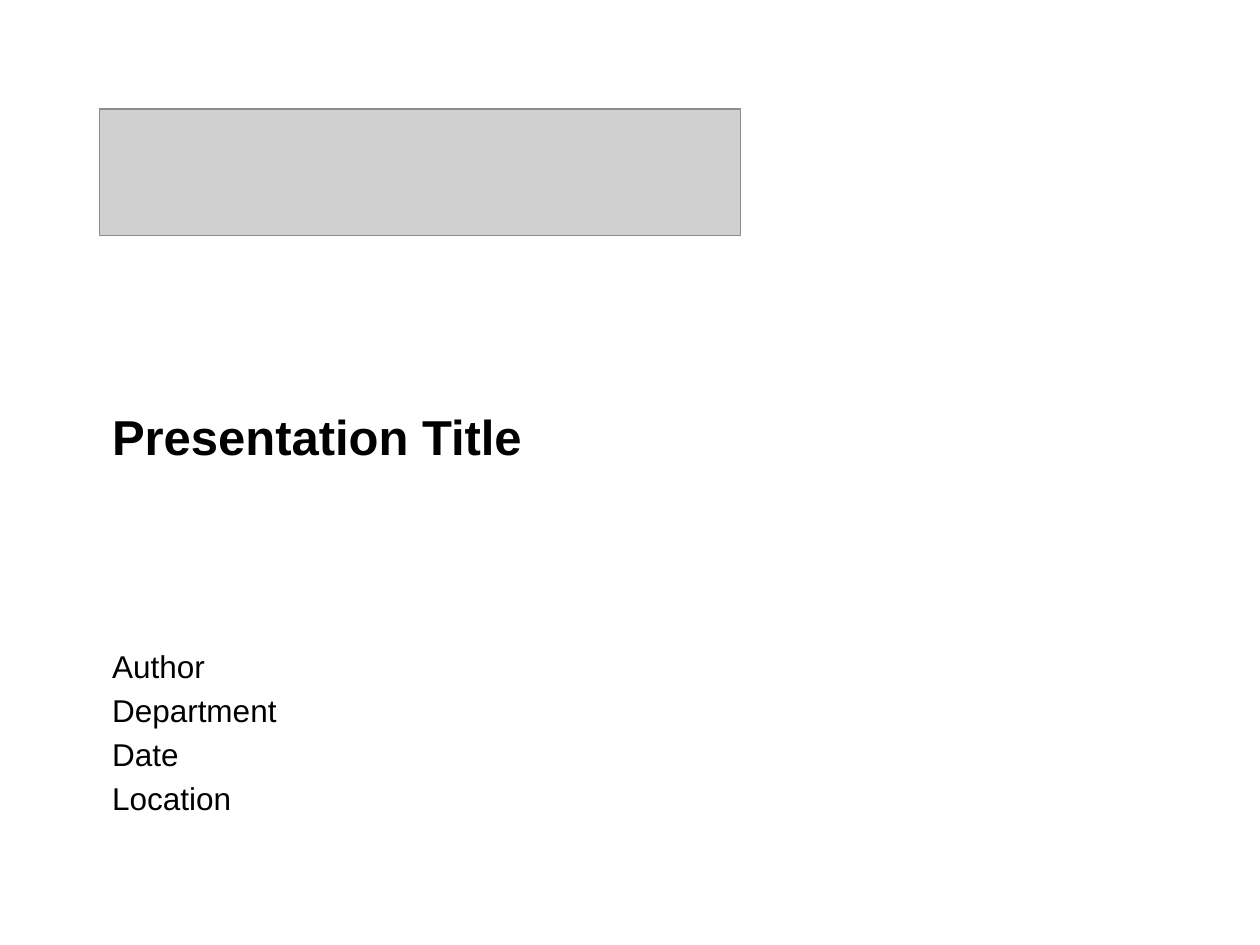
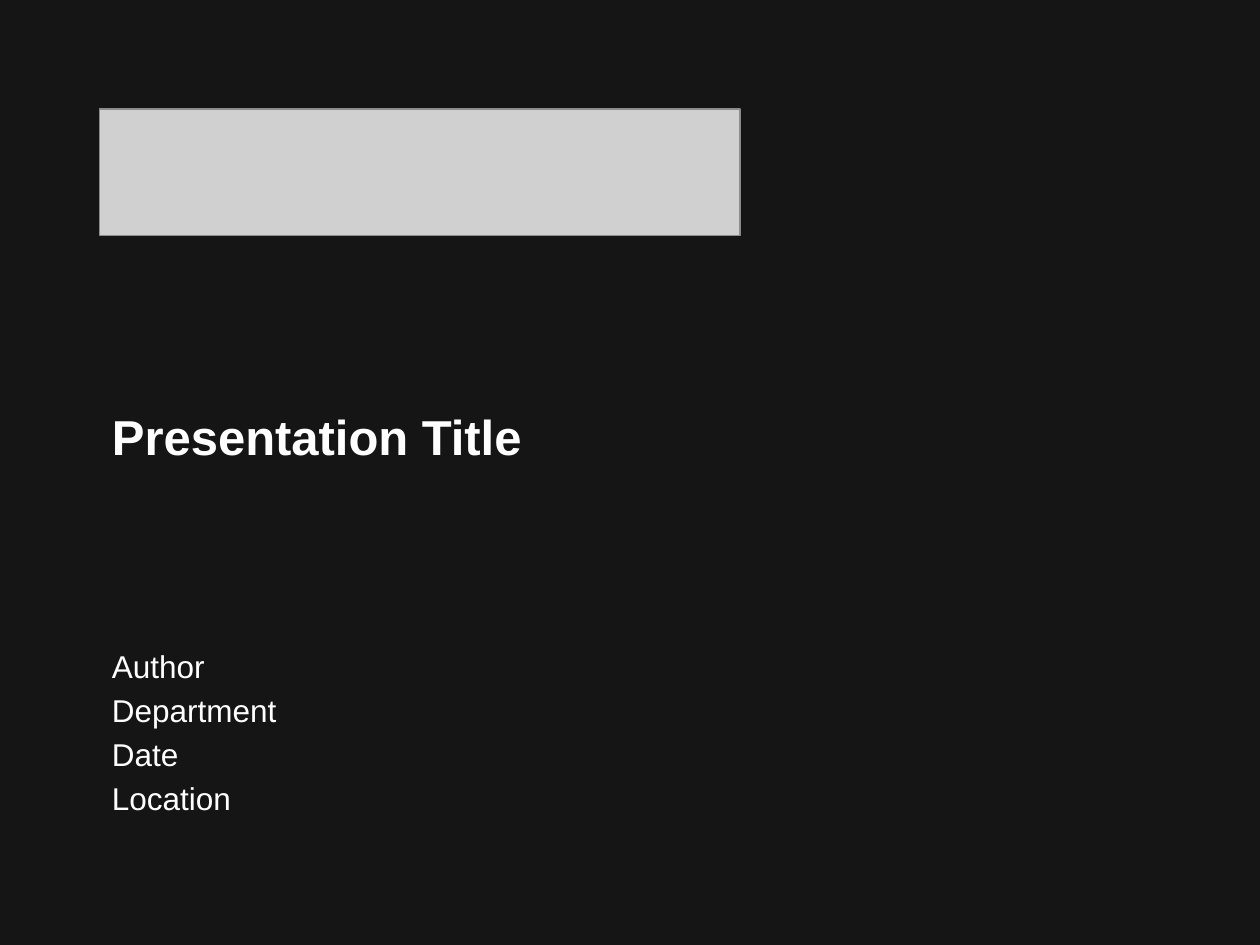
Before and after one commit to efwoods/pptx2py, a slide deck: slide 2 of template_sample.pptx (slide 3 before the commit). Drawn at 1260x945 pixels with LibreOffice and Linux fonts; fonts in the diff are those of the drawing; grey boxes stand for pictures. Boxes give left, top, right and bottom in pixels: in the first picture for what was removed or moved away, otherwise in the second. Text is boxed around its words. In the diff, an @@ line names an element or a change of style, - is before the commit and + after.

```diff
--- a/template_sample.pptx
+++ b/template_sample.pptx
@@ background #FFFFFF to #151515 @@
@@ rectangle removed at (0, 0, 1260, 945) @@
@@ text "Presentation Title" at (112, 419, 522, 456): text colour #000000 to #FFFFFF @@
@@ text "Author" at (112, 655, 276, 811): text colour #000000 to #FFFFFF @@
```
Also in this commit, not shown: 5 other slides changed, 1 other file.
